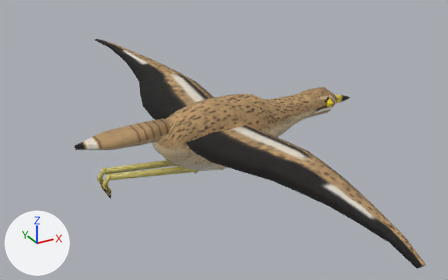
One commit to the glTF model assets_src/birds/curlew_flight_lod1.glb: the scene before it, then after it.
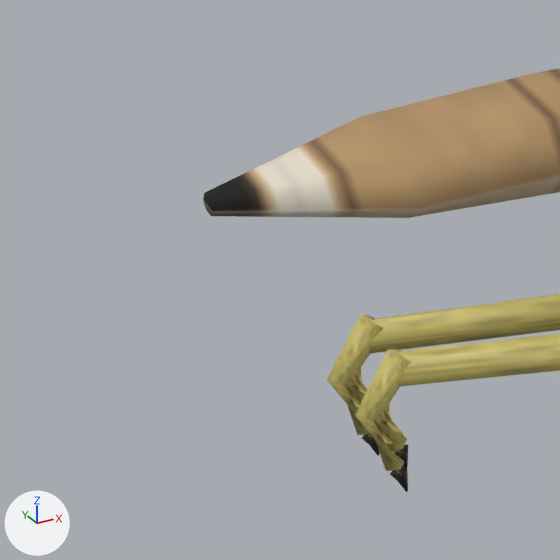
Each version is shown whole from a 50 mm camera at (-0.28, -0.695, 0.329) aimed at (0.101, -0.001, -0.018), then close up on the part from 8% to 31% of the width and 40% to 76% of the height. The axes (+X, +Y, +Z) are drawn at lower left. The lights are the same throughout. The last two pictures show the newer version. Where no turn or scale is listed for an object, it has been applied to the vertices. Vertices at exactly the same position are counted once.

Before the edit, the objects in view are built like this:
```python
me_curlew_body = bpy.data.meshes.new('curlew_body')
me_curlew_body.from_pydata(...)  # 660 vertices, 1216 faces; spans x -0.106..0.322, y -0.408..0.408, z -0.062..0.045
me_curlew_body.materials.append(mat_curlew_far)
ob_curlew_body = bpy.data.objects.new('curlew_body', me_curlew_body)
ob_curlew_body.location = (0.0, 0.0, 0.0)
```
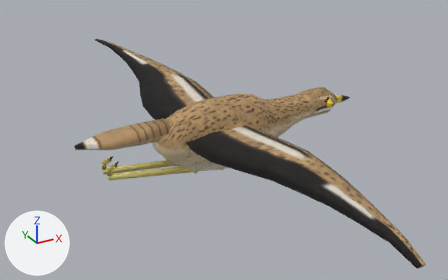
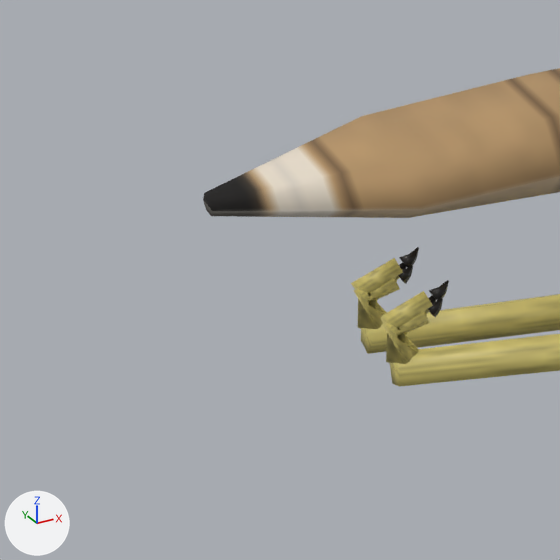
Where the change shows, as pixel boxes (x1, y1, x2, y2) in the close-ups (560 x 560 px; the box of a moved part takes in the faces that stretch with it):
'curlew_body', reshaped
    before: (203, 68, 560, 492)
    after: (203, 68, 560, 387)
part 1 of me_curlew_body, moved or reshaped
    before: (362, 434, 379, 455)
    after: (399, 247, 419, 268)
part 2 of me_curlew_body, moved or reshaped (not visible before)
    after: (398, 265, 413, 284)
part 3 of me_curlew_body, moved or reshaped
    before: (390, 465, 408, 492)
    after: (429, 280, 449, 301)
part 4 of me_curlew_body, moved or reshaped
    before: (395, 444, 407, 461)
    after: (429, 295, 436, 303)
part 5 of me_curlew_body, moved or reshaped
    before: (395, 445, 408, 467)
    after: (428, 298, 443, 317)
part 6 of me_curlew_body, moved or reshaped
    before: (327, 315, 411, 471)
    after: (351, 258, 433, 364)

The edits, one by one:
me_curlew_body is used by ob_curlew_body; location (0.0, 0.0, 0.0).
me_curlew_body had 660 vertices, 1216 faces and spanned x -0.106..0.322, y -0.408..0.408, z -0.062..0.045.
me_curlew_body now has 660 vertices, 1216 faces and spans x -0.106..0.322, y -0.408..0.408, z -0.061..0.045.
me_curlew_body part 1: the loose piece of 14 vertices spanning x -0.073..-0.069, y 0.008..0.012, z -0.062..-0.055 is multiplied about its middle by the matrix ((0.68, 0.0, -0.46), (0.0, -0.821, 0.0), (-0.46, 0.0, -0.68)), then moved by (0.013, 0.0, 0.046).
me_curlew_body part 2: the loose piece of 14 vertices spanning x -0.072..-0.068, y 0.008..0.012, z -0.055..-0.05 is multiplied about its middle by the matrix ((0.651, -0.235, -0.465), (-0.235, -0.797, 0.074), (-0.465, 0.074, -0.688)), then moved by (0.01, -0.002, 0.037).
me_curlew_body part 3: the loose piece of 14 vertices spanning x -0.073..-0.069, y -0.012..-0.008, z -0.062..-0.055 is multiplied about its middle by the matrix ((0.68, 0.0, -0.46), (0.0, -0.821, 0.0), (-0.46, 0.0, -0.68)), then moved by (0.013, 0.0, 0.046).
me_curlew_body part 4: the loose piece of 14 vertices spanning x -0.072..-0.068, y -0.012..-0.008, z -0.055..-0.05 is multiplied about its middle by the matrix ((0.651, 0.235, -0.465), (0.235, -0.797, -0.074), (-0.465, -0.074, -0.688)), then moved by (0.01, 0.002, 0.037).
me_curlew_body part 5: the loose piece of 14 vertices spanning x -0.072..-0.068, y -0.012..-0.008, z -0.055..-0.05 is multiplied about its middle by the matrix ((0.651, -0.235, -0.465), (-0.235, -0.797, 0.074), (-0.465, 0.074, -0.688)), then moved by (0.01, -0.002, 0.037).
me_curlew_body part 6: 66 of 660 vertices moved; they spanned x -0.08..-0.065, y -0.014..0.014, z -0.055..-0.024 and now span x -0.072..-0.06, y -0.014..0.014, z -0.028..-0.012; mean shift (0.006, 0.0, 0.023); largest move (-0.069, 0.01, -0.053) -> (-0.062, 0.01, -0.012).
Other edits to the shape of me_curlew_body do not show in these pictures.
